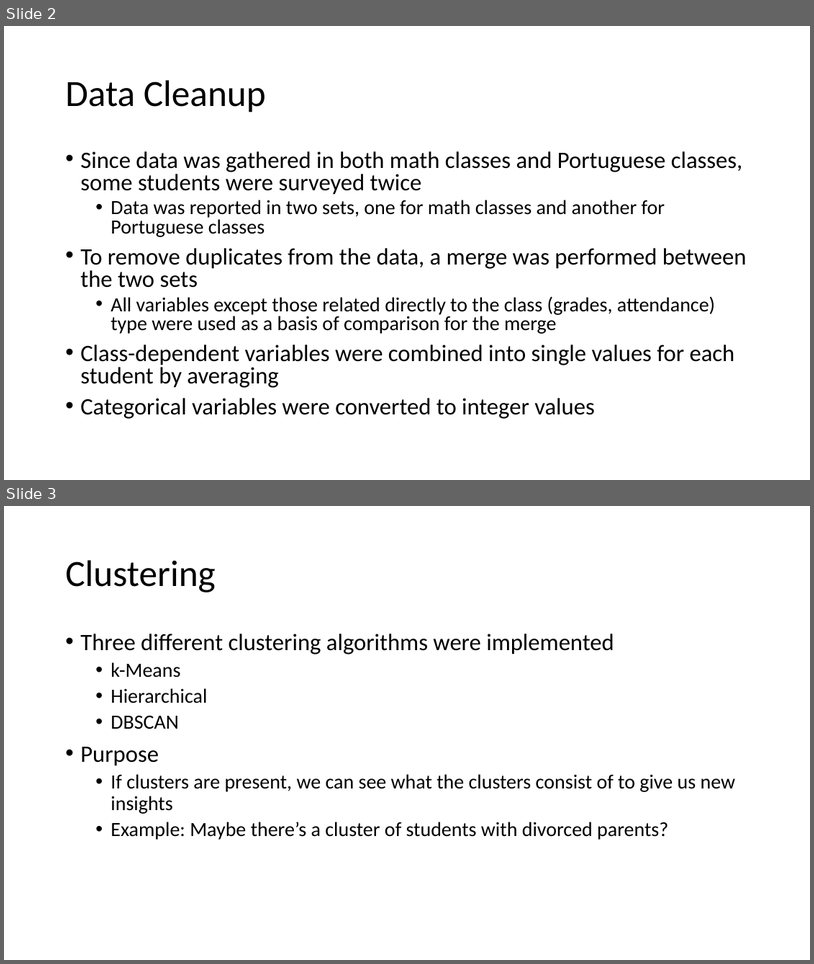
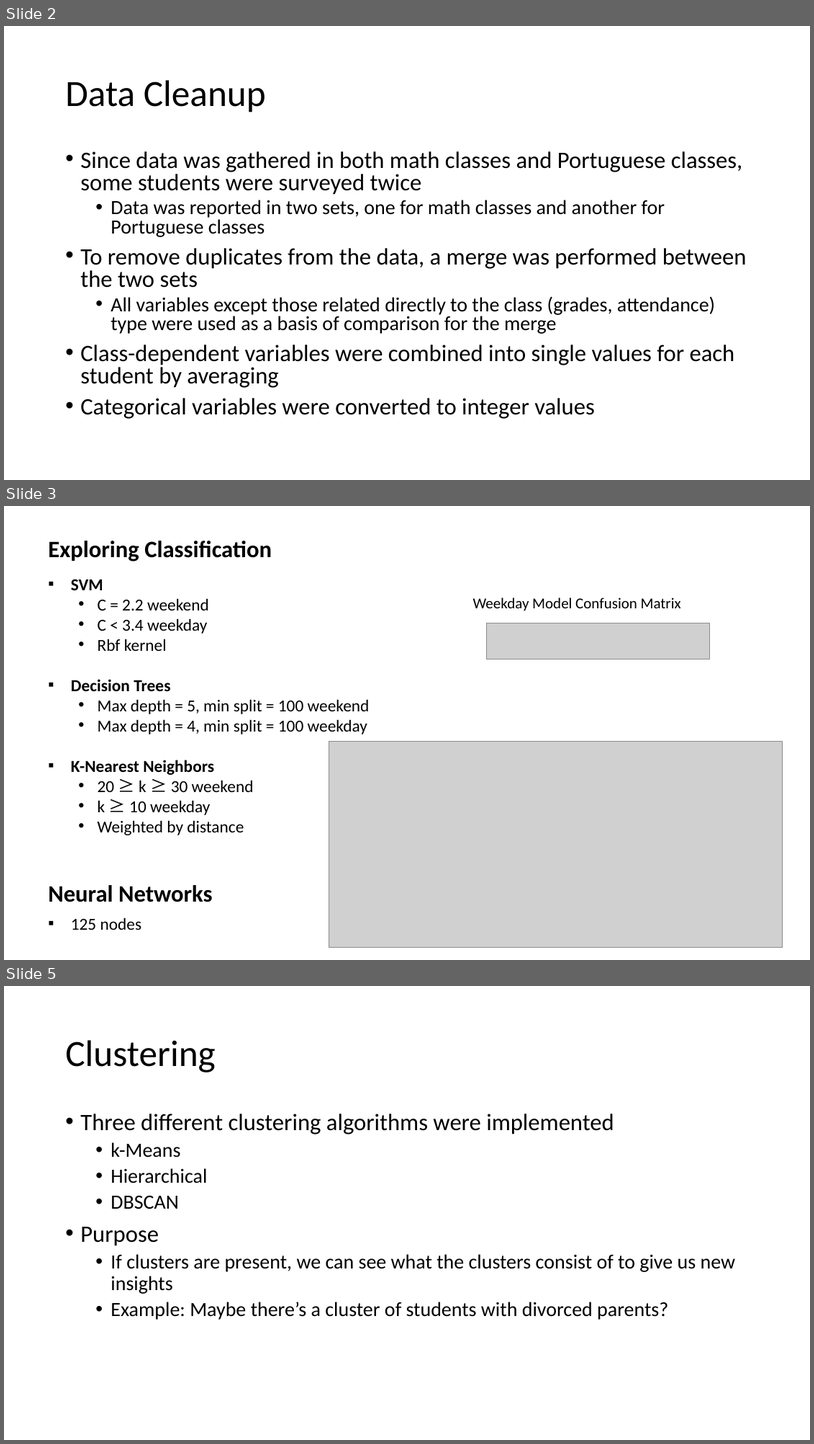
Before and after one commit to fagan2888/DataSci_Final_Project, a slide deck: Slides/Nipun Slides.pptx. Shown one above the other, each under a label of ours: slides 2 and 3 before the commit, slides 2, 3 and 5 after it; the slides between them are not shown. The pictures are 814x964 and 814x1444 pixels, drawn with LibreOffice and Linux fonts; fonts in the diff are those of the drawing; grey boxes stand for pictures. Boxes give left, top, right and bottom in pixels: in the first picture for what was removed or moved away, otherwise in the second. Text is boxed around its words. In the diff, an @@ line names an element or a change of style, - is before the commit and + after.

```diff
--- a/Slides/Nipun Slides.pptx
+++ b/Slides/Nipun Slides.pptx
@@ slide 3 added at (4,506,810,960), background #FFFFFF @@
@@ text added at (48,541,272,561), 28 pt, text #000000, bold @@
+Exploring Classification
@@ text added at (71,579,370,835), 20 pt, text #000000 @@
+▪ SVM
+  • C = 2.2 weekend
+  • C < 3.4 weekday
+  • Rbf kernel
+▪ Decision Trees
+  • Max depth = 5, min split = 100 weekend
+  • Max depth = 4, min split = 100 weekday
+▪ K-Nearest Neighbors
+  • 20 ≥ k ≥ 30 weekend
+  • k ≥ 10 weekday
+  • Weighted by distance
@@ text added at (473,597,682,611), 18 pt, text #000000 @@
+Weekday Model Confusion Matrix
@@ picture added at (486,623,710,659) @@
@@ picture added at (329,741,783,947) @@
@@ text added at (48,885,213,902), 28 pt, text #000000, bold @@
+Neural Networks
@@ text added at (71,917,142,929), 20 pt, text #000000 @@
+▪ 125 nodes
@@ what was slide 3 is now slide 5 @@
```
Also in this commit, not shown: 2 other slides added.
